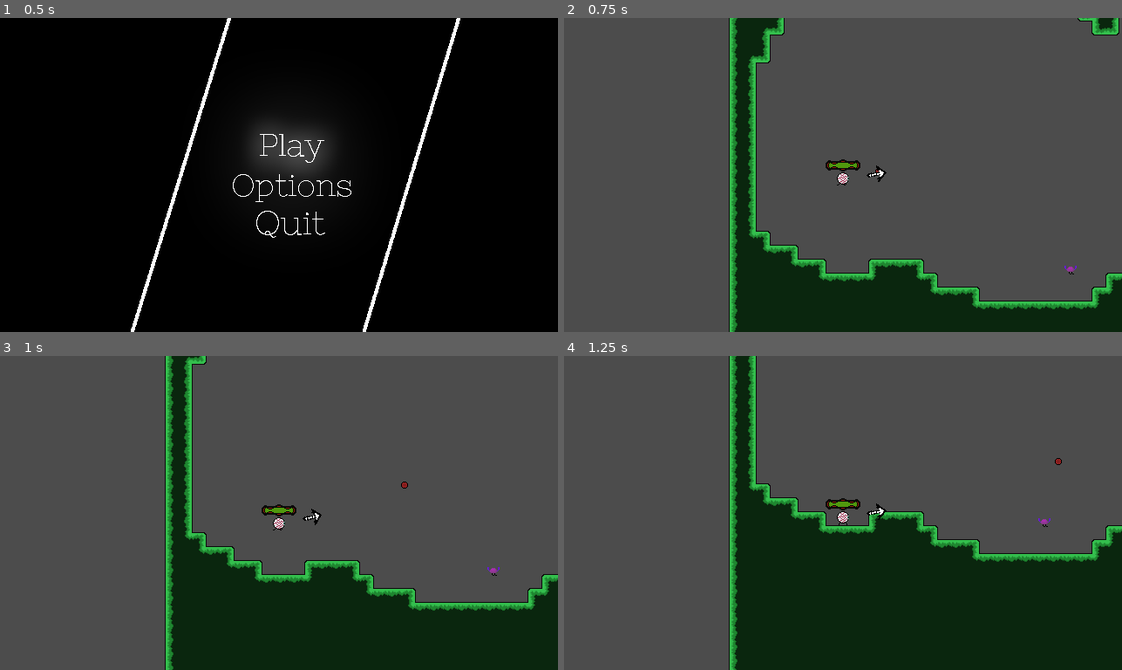
Above: before the commit, frames 1-4 (two rows, left to right).
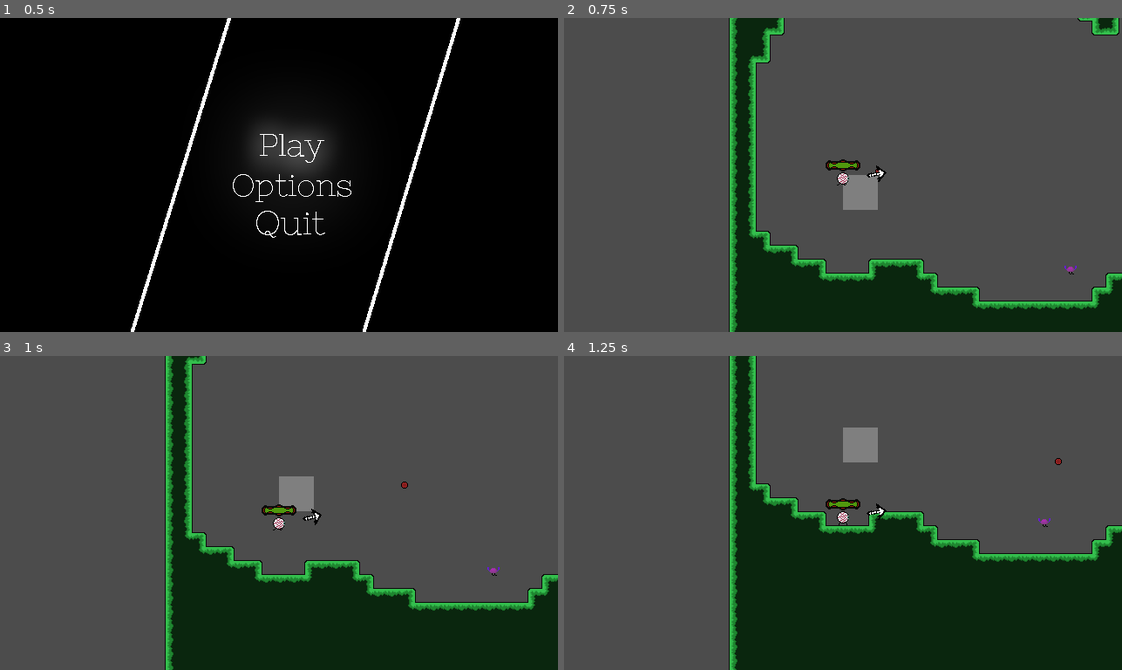
Above: after the commit, the same moments.

Repository: epimetheusgames/EyeSore
Game: Godot game, scene res://MainMenu.tscn
Same seed, same stepped clock (60 frames per second), same inputs: the game is played once before the commit and once after it.
Inputs (mouse positions are in pixels of both pictures, inside the frame that each line leads up to):
- Up to frame 1 (0.5 s): no input
- Up to frame 2 (0.75 s): tap Enter (ui_accept) at 0.5 s; move the mouse to (965, 159) at 0.52 s; hold Up (Just_Arrowkey_Up) from 0.53 s (still down); click (965, 159) at 0.6 s
- Up to frame 3 (1 s): keep holding Up (Just_Arrowkey_Up); tap Enter (ui_accept) at 0.77 s
- Up to frame 4 (1.25 s): keep holding Up (Just_Arrowkey_Up)

Frame 1 is identical in both runs. In frame 2, 0.7% of the frame differs, in the area x 50-57%, y 50-62%; in frame 3, 0.6%; in frame 4, 0.7%, in the area x 50-57%, y 22-34%.

Commit message:
Darn screen brightnessgit status!

Diff:
--- a/OGPC_Project_Native_Directory/MainMenu.tscn
+++ b/OGPC_Project_Native_Directory/MainMenu.tscn
@@ -11,6 +11,31 @@
 
 [sub_resource type="ShaderMaterial" id=2]
 shader = SubResource( 1 )
+
+[sub_resource type="Shader" id=3]
+code = "shader_type canvas_item;
+
+uniform float brightness = 0.5;
+uniform float contrast = 1.0;
+uniform float saturation = 1.0;
+
+uniform sampler2D vp;
+
+void fragment() {
+	vec3 c = textureLod(vp, SCREEN_UV, 0.0).rgb;
+
+        c.rgb = mix(vec3(0.0), c.rgb, brightness);
+        c.rgb = mix(vec3(0.5), c.rgb, contrast);
+        c.rgb = mix(vec3(dot(vec3(1.0), c.rgb)*0.33333), c.rgb, saturation);
+
+        COLOR.rgb = c;
+	}"
+
+[sub_resource type="ShaderMaterial" id=4]
+shader = SubResource( 3 )
+shader_param/brightness = 0.5
+shader_param/contrast = 1.0
+shader_param/saturation = 1.0
 
 [node name="MainMenuRootNode" type="Node2D"]
 pause_mode = 2
@@ -37,3 +62,8 @@
 
 [node name="Shooting_SFX_Player" parent="." instance=ExtResource( 6 )]
 bus = "SFX"
+
+[node name="ColorRect" type="ColorRect" parent="."]
+material = SubResource( 4 )
+margin_right = 40.0
+margin_bottom = 40.0
--- a/OGPC_Project_Native_Directory/OptionsMenu.tscn
+++ b/OGPC_Project_Native_Directory/OptionsMenu.tscn
@@ -9,8 +9,11 @@
 [sub_resource type="ShaderMaterial" id=2]
 shader = SubResource( 1 )
 
+[sub_resource type="ProceduralSky" id=10]
+
 [sub_resource type="Environment" id=3]
-background_mode = 4
+background_mode = 2
+background_sky = SubResource( 10 )
 glow_enabled = true
 glow_intensity = 0.1
 glow_blend_mode = 0
Not shown, changed: OGPC_Project_Native_Directory/Jumper.wav.import
Not shown: 1 places in OGPC_Project_Native_Directory/MainMenu.tscn that only renumber resources
Not shown: 1 places in OGPC_Project_Native_Directory/OptionsMenu.tscn that only renumber resources
